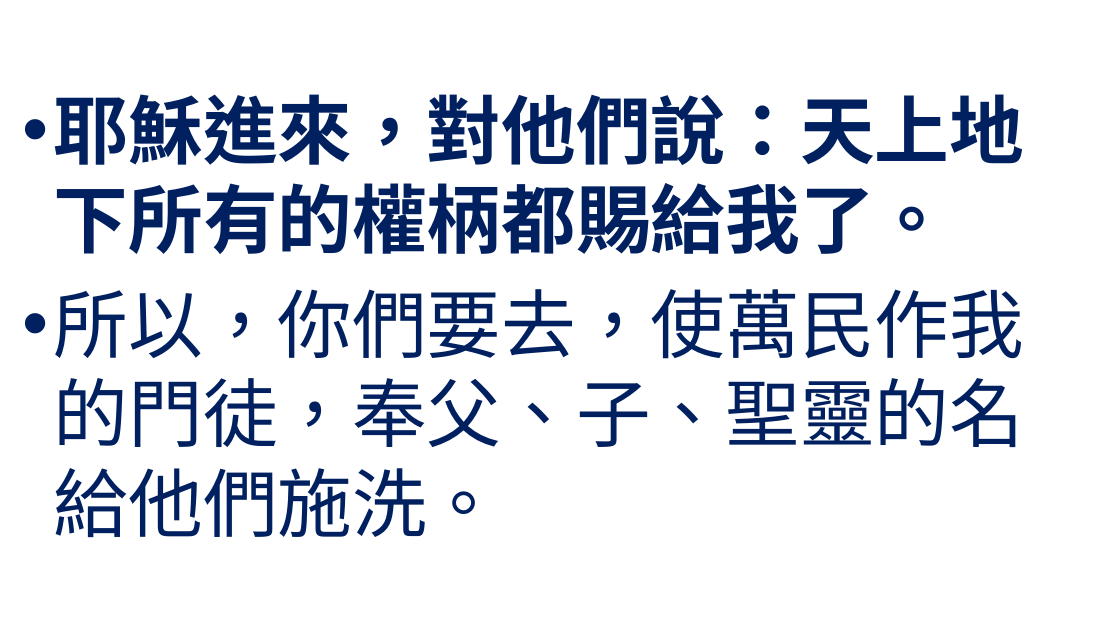
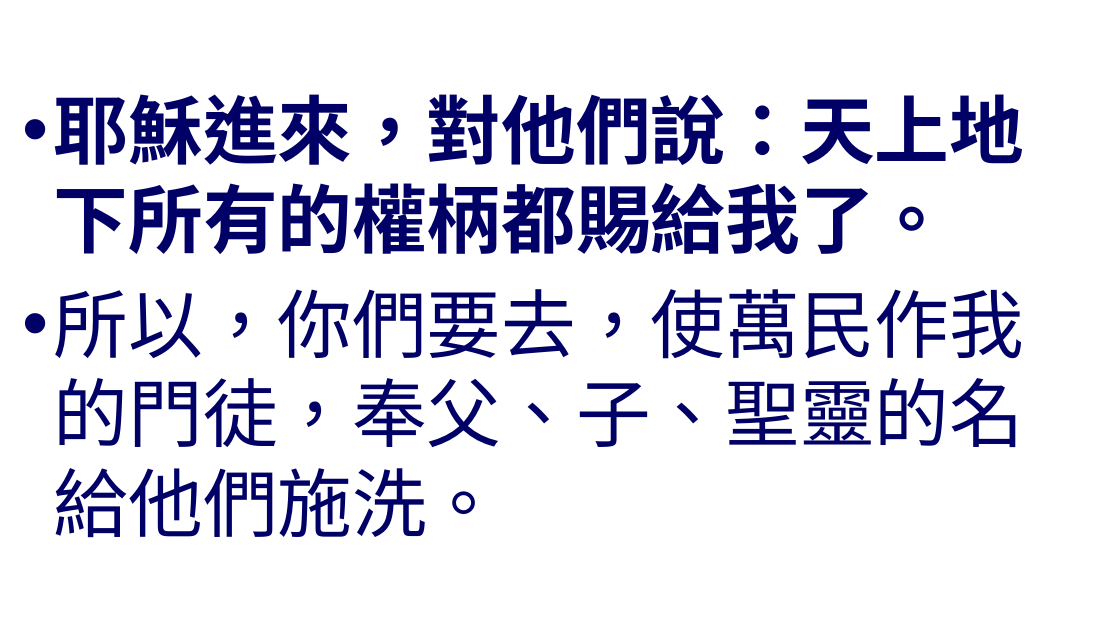
Before and after one commit to batisuoc/worship-resources, a slide deck: slide 5 of 44大使命.pptx. Drawn at 1120x630 pixels with LibreOffice and Linux fonts; fonts in the diff are those of the drawing; background and template pictures are left out. Boxes give left, top, right and bottom in pixels: in the first picture for what was removed or moved away, otherwise in the second. Text is boxed around its words. In the diff, an @@ line names an element or a change of style, - is before the commit and + after.

```diff
--- a/44大使命.pptx
+++ b/44大使命.pptx
@@ text "耶穌進來，對他們說：天上地下所有的權柄都賜給我了。" at <box>54,94,1024,538</box>: text colour #002060 to #000066 @@
```
Also in this commit, not shown: 5 other slides changed.
